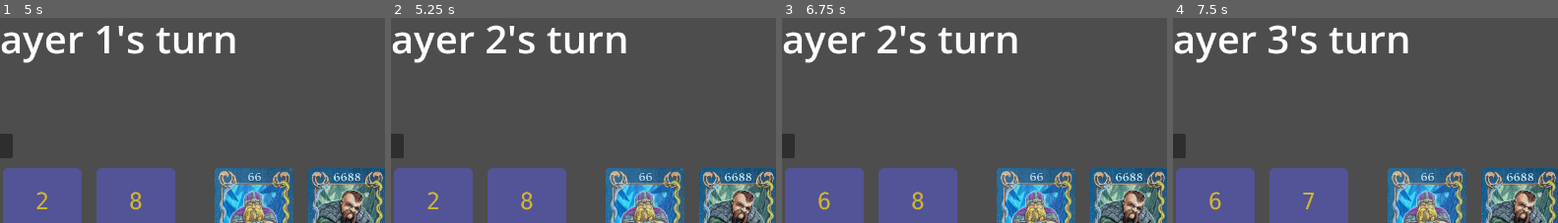
Above: before the commit, frames 1-4 (left to right).
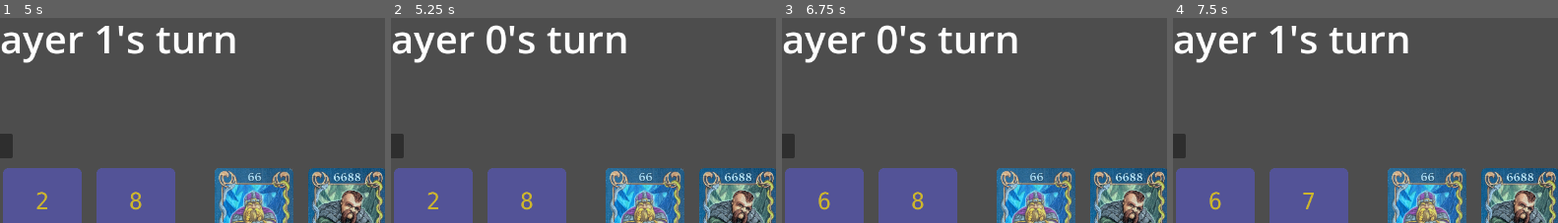
Above: after the commit, the same moments.

Repository: vbackeberg/game1
Game: Godot game, scene res://main.tscn
Two runs of this game, one before a commit and one after it. Both use one fixed random seed, a clock stepped at 60 frames per second and the inputs below.
Inputs (mouse positions are % of the whole screen's width and height, from its top left):
- Up to frame 1 (5 s): click "4 new cards" at 0.5 s; click "4 new cards" at 1.25 s; click (6, 52) at 2 s; click (94, 52) at 2.75 s; click (82, 52) at 3.5 s; click (70, 52) at 4.27 s
- Up to frame 2 (5.25 s): click (18, 52) at 5 s
- Up to frame 3 (6.75 s): click (30, 52) at 5.77 s; click (42, 52) at 6.52 s
- Up to frame 4 (7.5 s): click (54, 52) at 7.27 s
The pictures show only the part of the screen within x 37-87%, y 0-50%; the shares and areas given below are measured in that part.

Frame 1 is identical in both runs. In frame 2, 0.4% of the frame differs, in the area x 24-30%, y 3-18%; in frame 3, 0.4%; in frame 4, 0.4%.
Error in both runs: Invalid call to function 'add_character' in base 'Node2D (player_area.gd)'. Expected 4 arguments. (res://middle_area.gd:74)

Commit message:
When too many cards, show discard button and put player area card on graveyard when pressed. WIP

Diff:
--- a/main.gd
+++ b/main.gd
@@ -13,7 +13,7 @@
 	middleArea = $MiddleArea
 	middleVisible = true
 
-	players = [$PlayerArea, $PlayerArea2, $PlayerArea3, $PlayerArea4, $PlayerArea5, $PlayerArea6]
+	players = [$PlayerArea, $PlayerArea2]
 	currentPlayerIdx = 0
 	currentPlayer = players[currentPlayerIdx]
 	currentPlayer.actionsLeft = 3
@@ -23,6 +23,9 @@
 func _input(event):
 	if event.is_action_pressed("ui_accept"): # Space bar
 		toggle_view()
+
+# TODO: Toggle does not yet work in discard mode.
+# When discard mode, deactivate cards drawing, show how many to discard
 
 func toggle_view():
 	if middleVisible == true:
@@ -42,8 +45,8 @@
 	currentPlayer.actionsLeft -= 1
 
 	if currentPlayer.actionsLeft == 0:
-		print("All actions used. Next player's turn.")
-		_next_player()
+		print("All actions used. Player " + str(currentPlayerIdx) + "'s turn is over.")
+		_discard_if_too_many_cards()
 		$CurrentPlayerLabel.text = "Player " + str(currentPlayerIdx) + "'s turn"
 
 	$ActionsLeftLabel.text = str(currentPlayer.actionsLeft)
@@ -52,3 +55,17 @@
 	currentPlayerIdx = (currentPlayerIdx + 1) % players.size()
 	currentPlayer = players[currentPlayerIdx]
 	currentPlayer.actionsLeft = 3
+
+func _discard_if_too_many_cards():
+	var excess = currentPlayer.resourcesOnHand.size() - currentPlayer.resourceCapacity
+	if excess > 0:
+		currentPlayer.start_discard_mode(excess)
+		currentPlayer.discard_finished.connect(_on_discard_finished)
+	else:
+		_next_player()
+		$CurrentPlayerLabel.text = "Player " + str(currentPlayerIdx) + "'s turn"
+
+func _on_discard_finished():
+	currentPlayer.discard_finished.disconnect(_on_discard_finished)
+	_next_player()
+	$CurrentPlayerLabel.text = "Player " + str(currentPlayerIdx) + "'s turn"
--- a/middle_area.gd
+++ b/middle_area.gd
@@ -73,6 +73,8 @@
 	var card = characterCards.pop_back()
 	get_parent().currentPlayer.add_character(card)
 	action_used.emit()
+
+#TODO: IN discard mode player should not be able to draw more cards
 
 ## Move the card to the player's hand
 func _on_resource_card_pressed(card: TextureButton) -> void:
--- a/middle_area.tscn
+++ b/middle_area.tscn
@@ -31,7 +31,7 @@
 ignore_texture_size = true
 stretch_mode = 5
 
-[node name="Button" type="Button" parent="."]
+[node name="NewCardsButton" type="Button" parent="."]
 offset_left = 344.0
 offset_top = 200.0
 offset_right = 496.0
@@ -41,4 +41,4 @@
 
 [connection signal="pressed" from="StackResources" to="." method="_on_stack_resources_pressed"]
 [connection signal="pressed" from="StackCharacters" to="." method="_on_stack_characters_pressed"]
-[connection signal="pressed" from="Button" to="." method="_on_button_pressed"]
+[connection signal="pressed" from="NewCardsButton" to="." method="_on_button_pressed"]
--- a/player_area.gd
+++ b/player_area.gd
@@ -2,21 +2,29 @@
 
 const CARD_WIDTH = 128.0
 var resourcesOnHand: Array[Node]
+var resourceCapacity: int
 var charactersOnPayField: Array[Node]
 var selectedResources: Array[Node]
 var charactersPlayed: Array[Node]
 var actionsLeft: int
+var discardMode: bool
+var numToDiscard: int
 
 signal action_used()
+signal discard_finished()
 
 # Called when the node enters the scene tree for the first time.
 func _ready() -> void:
 	resourcesOnHand = []
+	resourceCapacity = 5
 	charactersOnPayField = []
 	selectedResources = []
 	charactersPlayed = []
 	visible = false
 	actionsLeft = 3
+	discardMode = false
+	numToDiscard = 0
+	$ConfirmDiscardButton.visible = false
 
 ## Appends and prints card
 func add_resource(value: int):
@@ -37,13 +45,29 @@
 ## Selects or deselects a resource on press
 func _on_resource_card_selected(card: TextureButton) -> void:
 	var index = selectedResources.find(card)
+	if discardMode:
+		card.modulate = Color(1.2, 0.8, 0.8) # Red tint for discard
+		$ConfirmDiscardButton.visible = true
+		selectedResources.append(card)
 
-	if index == -1:
-		selectedResources.append(card)
-		card.modulate = Color(1.2, 1.2, 0.8) # Yellow tint
 	else:
-		selectedResources.remove_at(index)
-		card.modulate = Color(1, 1, 1) # Reset to normal color
+		if index == -1:
+			selectedResources.append(card)
+			card.modulate = Color(1.2, 1.2, 0.8) # Yellow tint
+		else:
+			selectedResources.remove_at(index)
+			card.modulate = Color(1, 1, 1) # Reset to normal color
+
+func _on_confirm_discard_button_pressed() -> void:
+	for r in selectedResources:
+		get_parent().middleArea.graveyardResources.append(r.value)
+		resourcesOnHand.erase(r)
+		r.queue_free()
+		numToDiscard -= 1
+		if numToDiscard == 0:
+			$ConfirmDiscardButton.visible = false
+			discardMode = false
+			emit_signal("discard_finished")
 
 ## Adds a character card with given specs and puts it on the right side.
 func add_character(cost, diamondCost, points, diamonds):
@@ -123,6 +147,7 @@
 	for card in charactersOnPayField:
 		card.visible = visible
 
+
 # Called every frame. 'delta' is the elapsed time since the previous frame.
 func _process(delta: float) -> void:
 	pass
@@ -132,3 +157,9 @@
 	for num in arr:
 		result += str(num)
 	return result
+
+func start_discard_mode(num):
+	discardMode = true
+	numToDiscard = num
+	selectedResources.clear()
+	print("You have " + str(num) + " cards to discard.")
--- a/player_area.tscn
+++ b/player_area.tscn
@@ -4,3 +4,10 @@
 
 [node name="PlayerArea" type="Node2D"]
 script = ExtResource("1_omm1s")
+
+[node name="ConfirmDiscardButton" type="Button" parent="."]
+offset_right = 8.0
+offset_bottom = 8.0
+text = "Confirm discard"
+
+[connection signal="pressed" from="ConfirmDiscardButton" to="." method="_on_confirm_discard_button_pressed"]
